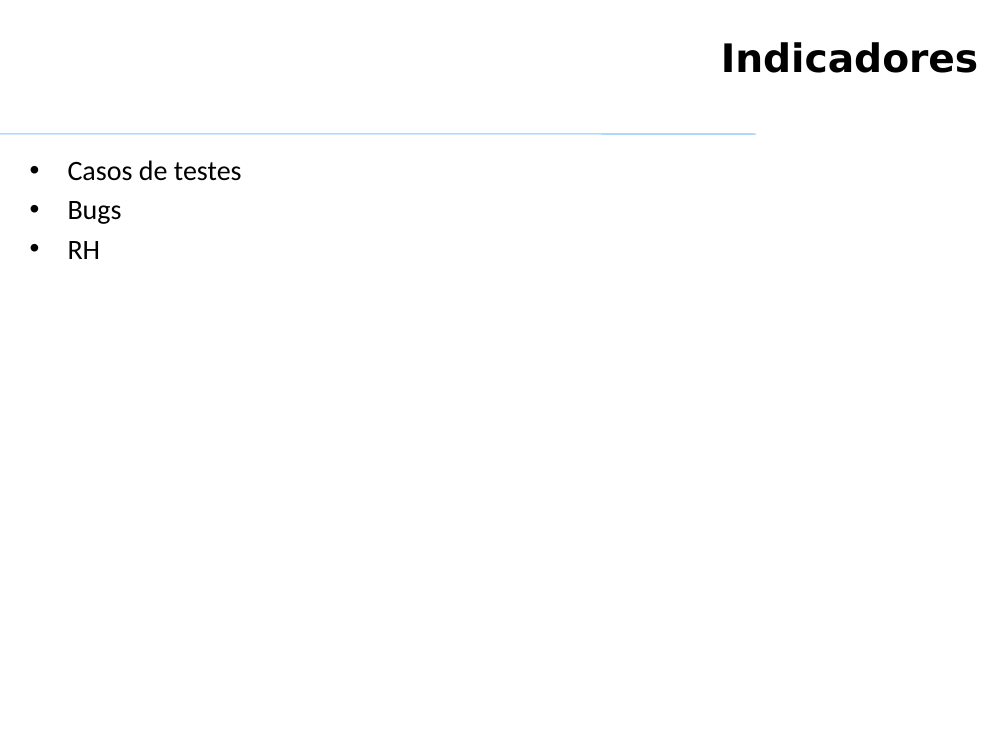
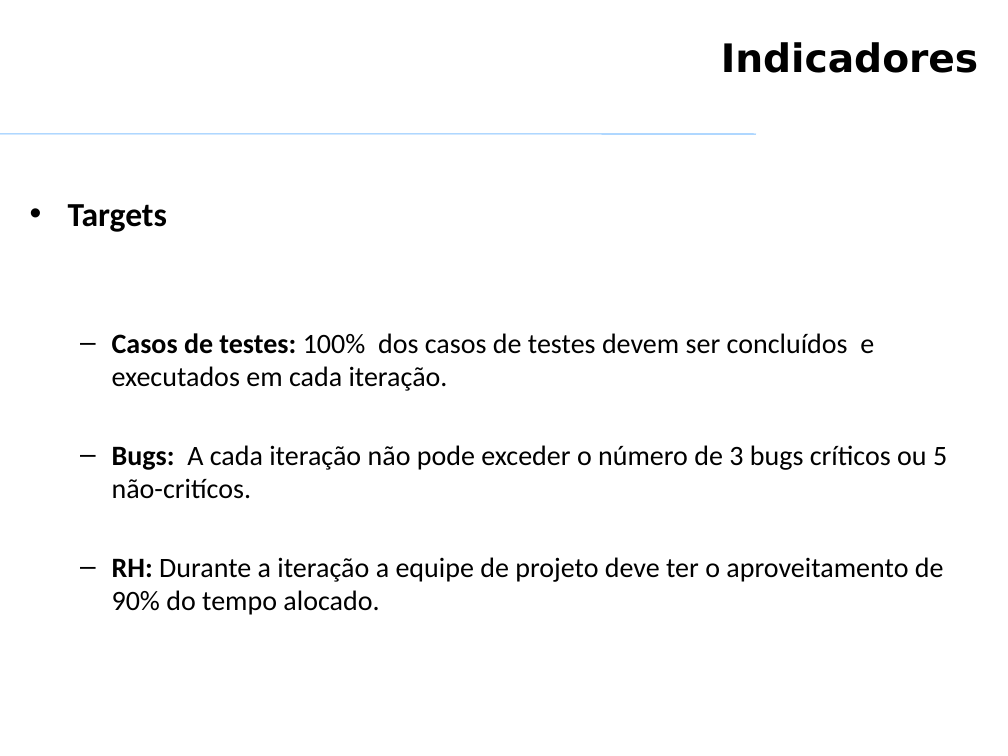
Before and after one commit to VagnerAlcantara/TCC, a slide deck: slide 21 of Qualidade de Produto de SW/Qualidade de produto de SW - TRABALHO.pptx. Drawn at 1008x756 pixels with LibreOffice and Linux fonts; fonts in the diff are those of the drawing; background and template pictures are left out. Boxes give left, top, right and bottom in pixels: in the first picture for what was removed or moved away, otherwise in the second. Text is boxed around its words. In the diff, an @@ line names an element or a change of style, - is before the commit and + after.

```diff
--- a/Qualidade de Produto de SW/Qualidade de produto de SW - TRABALHO.pptx
+++ b/Qualidade de Produto de SW/Qualidade de produto de SW - TRABALHO.pptx
@@ text at [68,204,947,615]: text changed @@
-• Casos de testes
-• Bugs
-• RH
+• Targets
+  – Casos de testes: 100% dos casos de testes devem ser concluídos e executados em cada iteração.
+  – Bugs: A cada iteração não pode exceder o número de 3 bugs críticos ou 5 não-critícos.
+  – RH: Durante a iteração a equipe de projeto deve ter o aproveitamento de 90% do tempo alocado.
```
Also in this commit, not shown: 8 other slides changed, 1 slide added, 1 slide removed.
